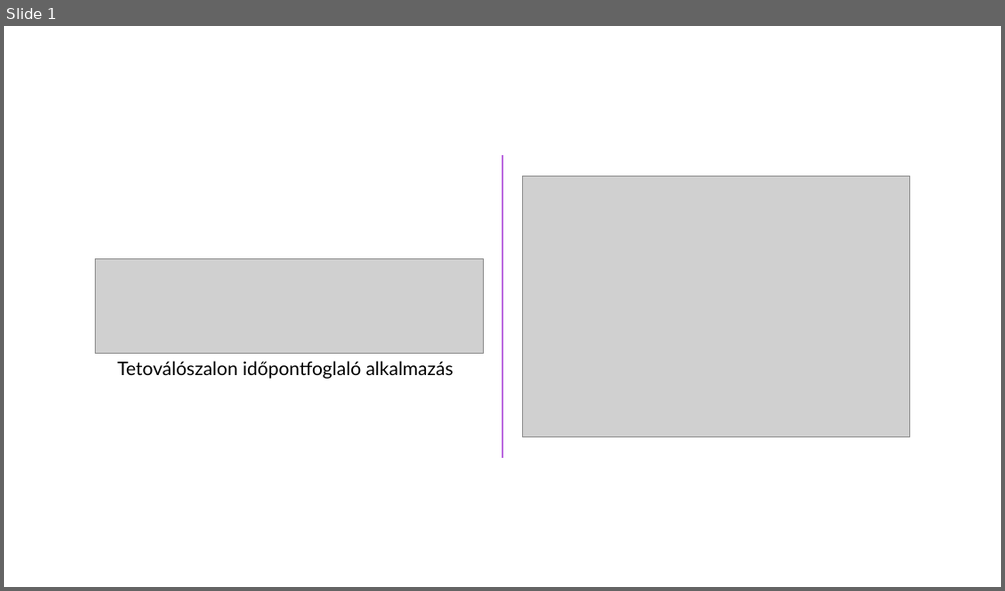
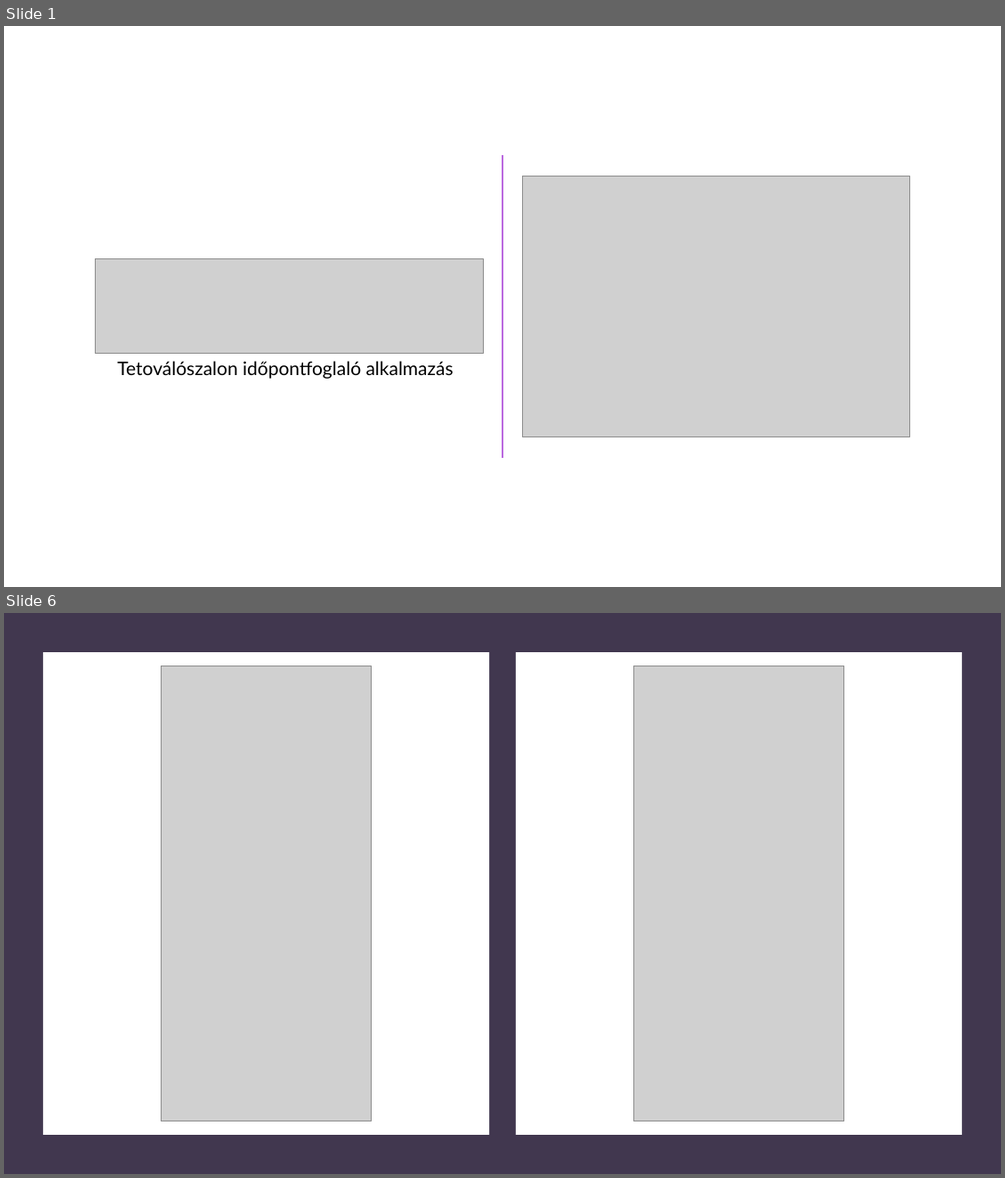
Before and after one commit to szabrokkoli/tattoolink, a slide deck: docs/tattoolink.pptx. Shown one above the other, each under a label of ours: slide 1 before the commit, slides 1 and 6 after it; the slides between them are not shown. The pictures are 1005x591 and 1005x1178 pixels, drawn with LibreOffice and Linux fonts; fonts in the diff are those of the drawing; grey boxes stand for pictures. Boxes give left, top, right and bottom in pixels: in the first picture for what was removed or moved away, otherwise in the second. Text is boxed around its words. In the diff, an @@ line names an element or a change of style, - is before the commit and + after.

```diff
--- a/docs/tattoolink.pptx
+++ b/docs/tattoolink.pptx
@@ slide 6 added at (4,613,1001,1174), background #FFFFFF @@
@@ rectangle added at (4,613,1001,1174), fill #41374F @@
@@ rectangle added at (43,653,489,1135), fill #FFFFFF @@
@@ picture added at (161,666,372,1121) @@
@@ rectangle added at (516,653,962,1135), fill #FFFFFF @@
@@ picture added at (633,666,844,1121) @@
```
Also in this commit, not shown: 2 slides changed, 2 other slides added, 2 slides removed, 34 other files.
